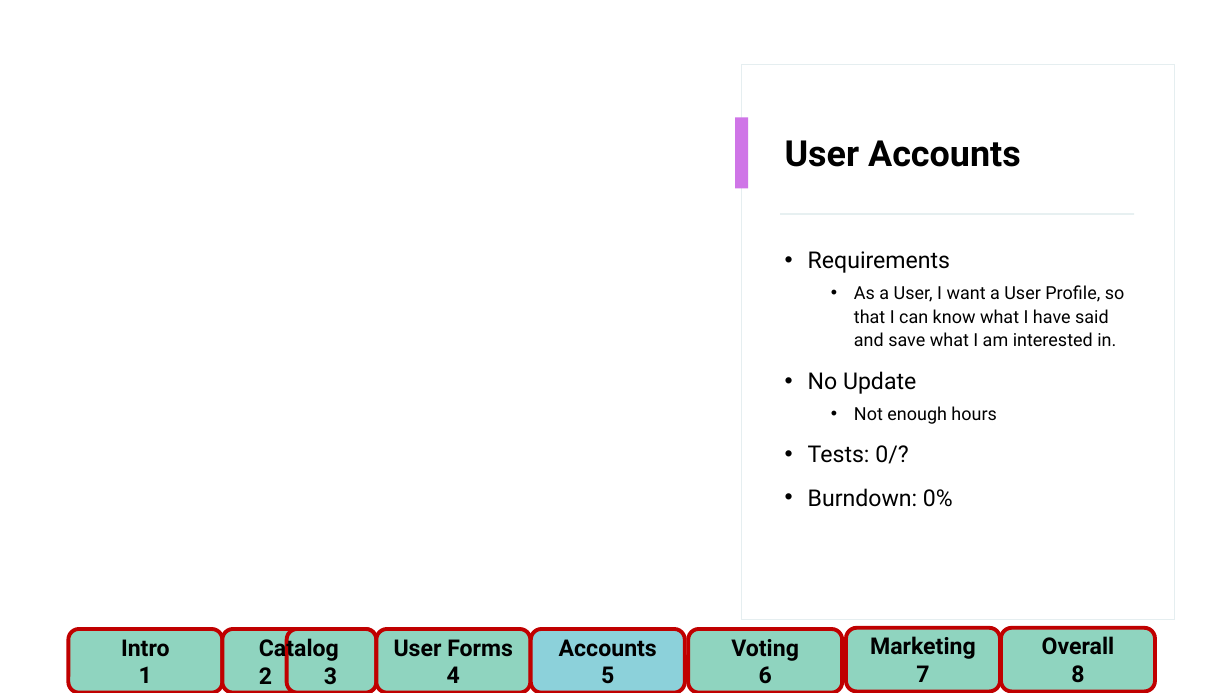
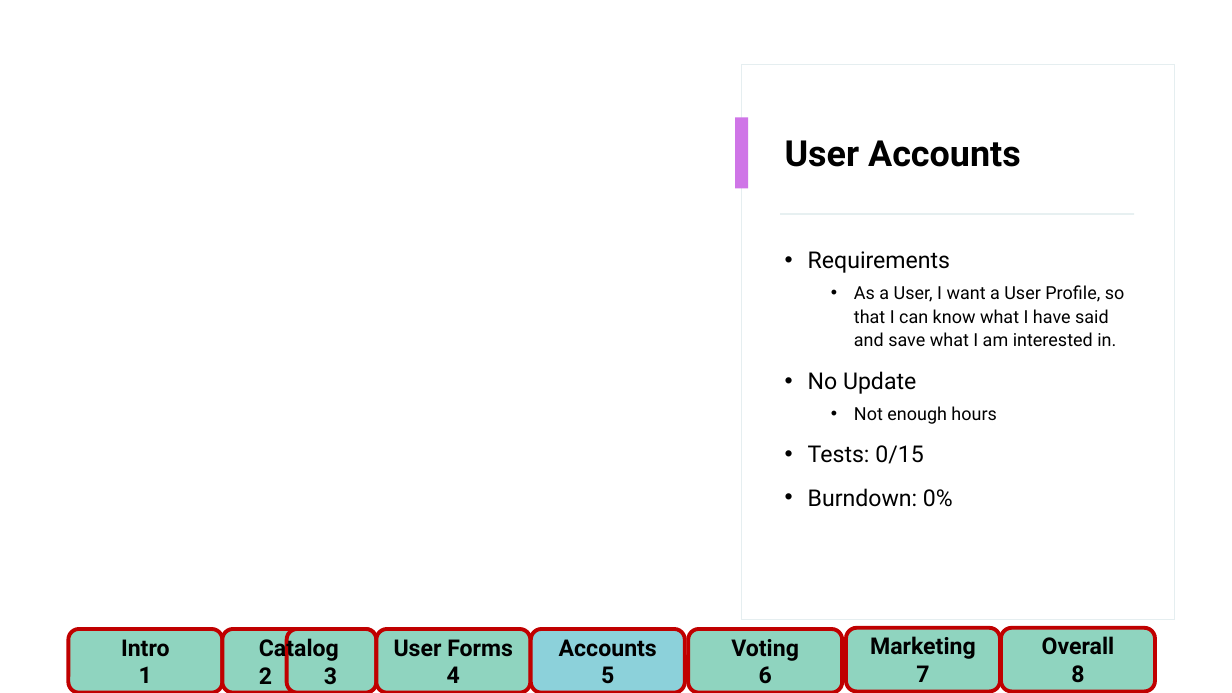
Before and after one commit to FlamingPyro/CSC440-Wiki-Gaming, a slide deck: slide 5 of Presentations/Wiki Gaming week 2.pptx. Drawn at 1232x693 pixels with LibreOffice and Linux fonts; fonts in the diff are those of the drawing; background and template pictures are left out. Boxes give left, top, right and bottom in pixels: in the first picture for what was removed or moved away, otherwise in the second. Text is boxed around its words. In the diff, an @@ line names an element or a change of style, - is before the commit and + after.

```diff
--- a/Presentations/Wiki Gaming week 2.pptx
+++ b/Presentations/Wiki Gaming week 2.pptx
@@ text at [808, 445, 923, 464]: text changed @@
-• Tests: 0/?
+• Tests: 0/15
```
Also in this commit, not shown: 1 other slide changed.
